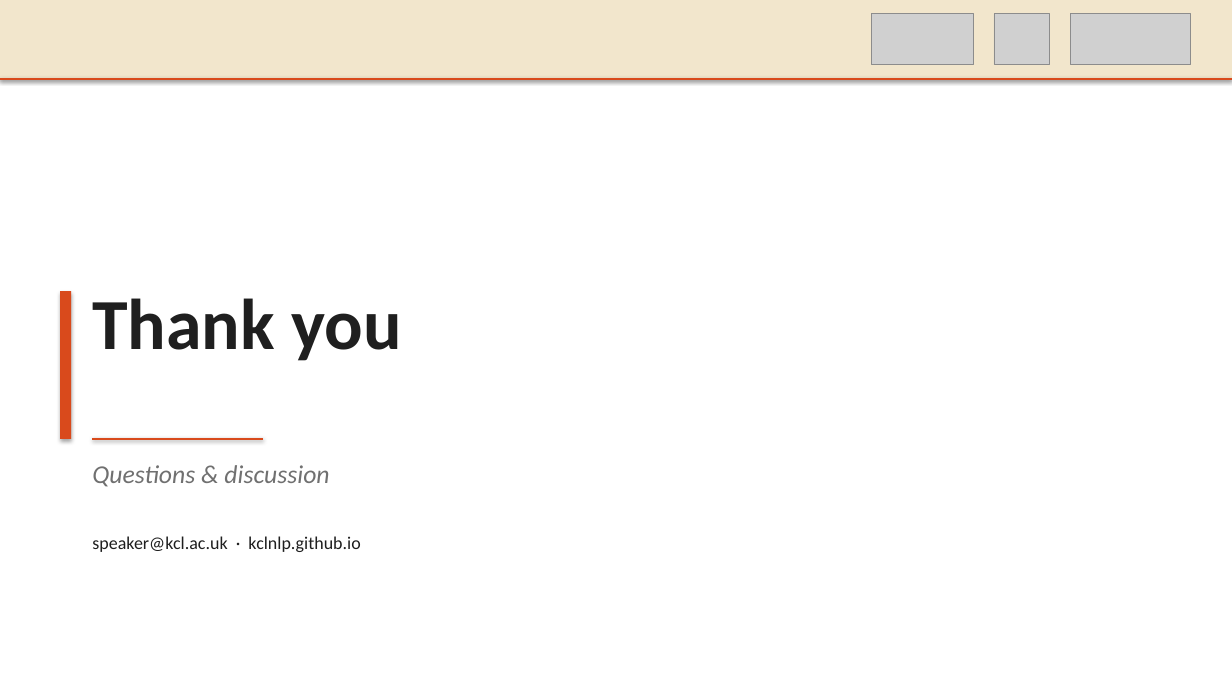
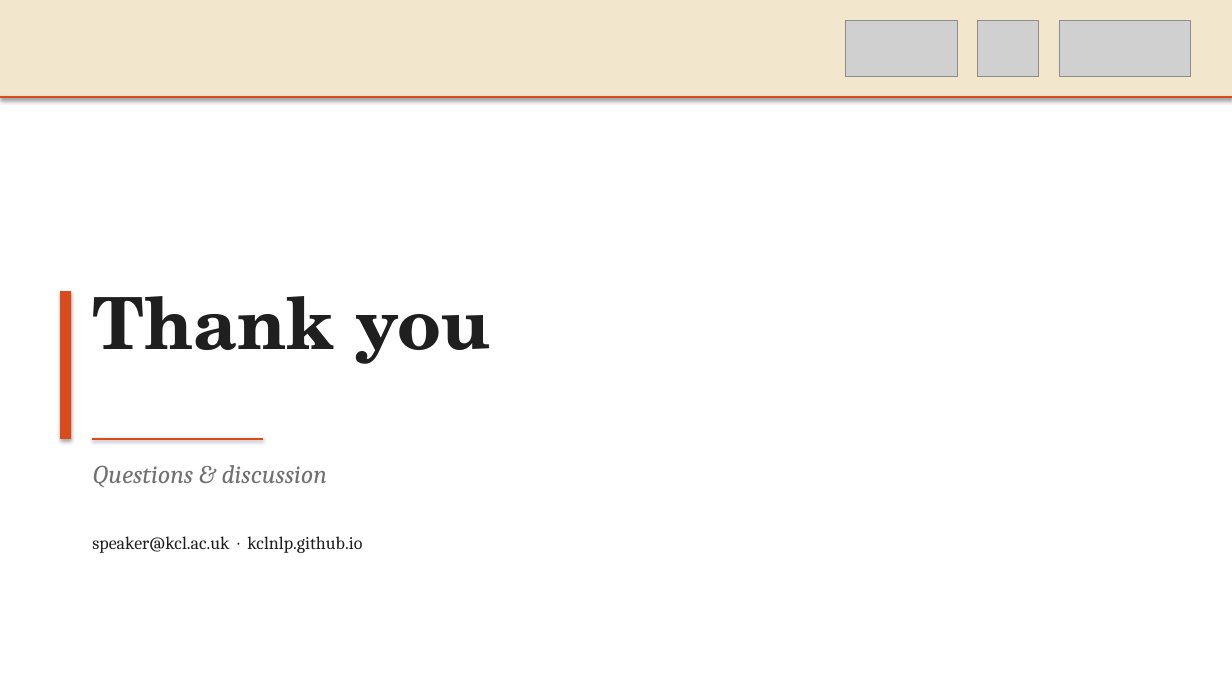
Before and after one commit to preordinary/KCLNLP_SlidesTemplate, a slide deck: slide 5 of templates/tree_yellow_texture/KCLNLP_TreeYellow.pptx. Drawn at 1232x693 pixels with LibreOffice and Linux fonts; fonts in the diff are those of the drawing; grey boxes stand for pictures. Boxes give left, top, right and bottom in pixels: in the first picture for what was removed or moved away, otherwise in the second. Text is boxed around its words. In the diff, an @@ line names an element or a change of style, - is before the commit and + after.

```diff
--- a/templates/tree_yellow_texture/KCLNLP_TreeYellow.pptx
+++ b/templates/tree_yellow_texture/KCLNLP_TreeYellow.pptx
@@ rectangle: place and size @@
-rectangle at <box>0,0,1232,79</box>
+rectangle at <box>0,0,1232,97</box>
@@ picture: place and size @@
-picture at <box>872,14,974,65</box>
+picture at <box>846,21,958,77</box>
@@ picture: place and size @@
-picture at <box>994,14,1051,65</box>
+picture at <box>978,21,1039,77</box>
@@ picture: place and size @@
-picture at <box>1070,14,1190,65</box>
+picture at <box>1059,21,1190,77</box>
@@ line moved from (0, 79) - (1232, 79) to (0, 97) - (1232, 97) @@
@@ text "Thank you" at <box>92,296,490,364</box>: font Calibri to TeX Gyre Schola @@
@@ text "Questions & discussion" at <box>92,465,328,487</box>: font Calibri to Cambria @@
@@ text "speaker@kcl.ac.uk · kclnlp.github.io" at <box>92,536,362,553</box>: font Calibri to Cambria @@
```
Also in this commit, not shown: 4 other slides changed, 3 other files.
